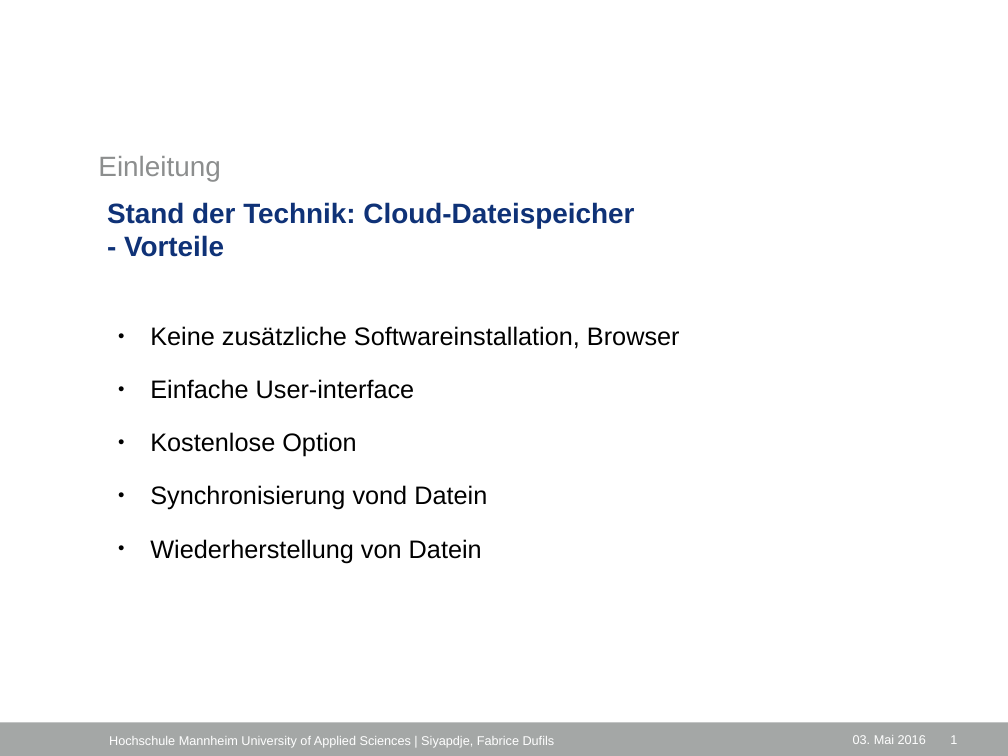
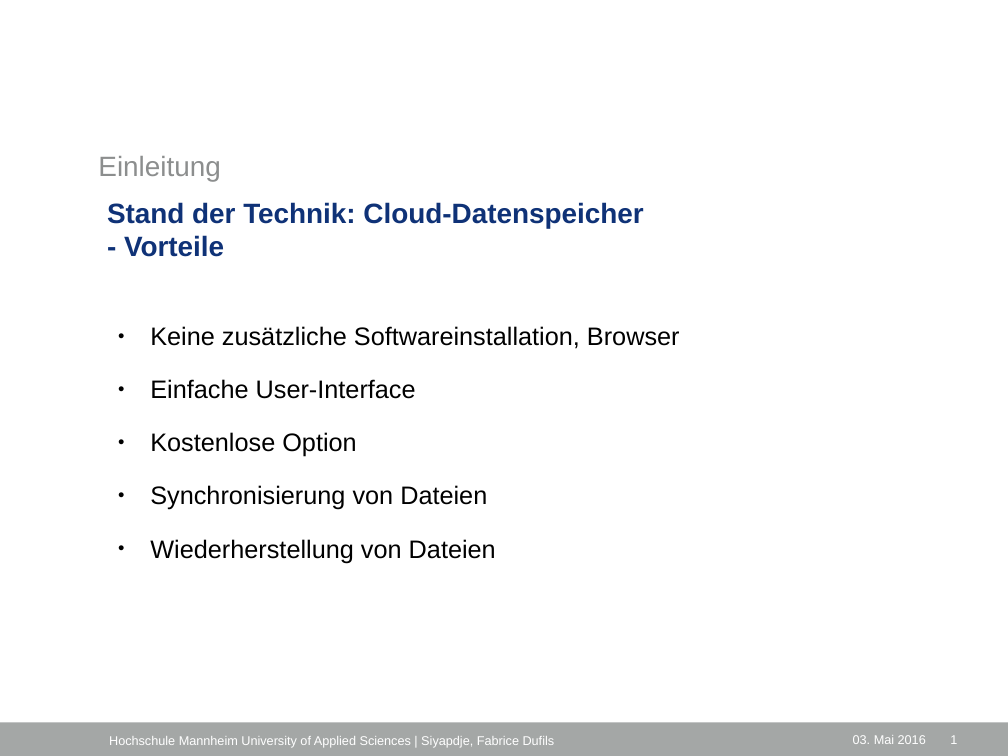
Before and after one commit to fab-du/documentations, a slide deck: slide 5 of vortrag/Untitled 1.odp. Drawn at 1008x756 pixels with LibreOffice and Linux fonts; fonts in the diff are those of the drawing; background and template pictures are left out. Boxes give left, top, right and bottom in pixels: in the first picture for what was removed or moved away, otherwise in the second. Text is boxed around its words. In the diff, an @@ line names an element or a change of style, - is before the commit and + after.

```diff
--- a/vortrag/Untitled 1.odp
+++ b/vortrag/Untitled 1.odp
@@ title at [107, 202, 643, 257]: text changed @@
-Stand der Technik: Cloud-Dateispeicher
-- Vorteile
+Stand der Technik: Cloud-Datenspeicher
+- Vorteile
@@ text at [150, 379, 416, 399]: text changed @@
-● Einfache User-interface
+● Einfache User-Interface
@@ text at [150, 485, 496, 563]: text changed @@
-● Synchronisierung vond Datein
-● Wiederherstellung von Datein
+● Synchronisierung von Dateien
+● Wiederherstellung von Dateien
```
Also in this commit, not shown: 16 other slides changed, 1 slide removed, 1 other file.
